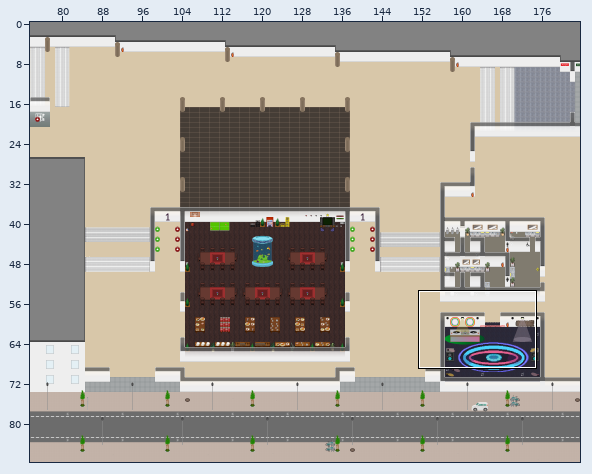
Two versions of a level (Tiled map (JSON), maps/empty.json). The picture above shows the old version from afar; the outline marks the close-up.
Close-up. Before:
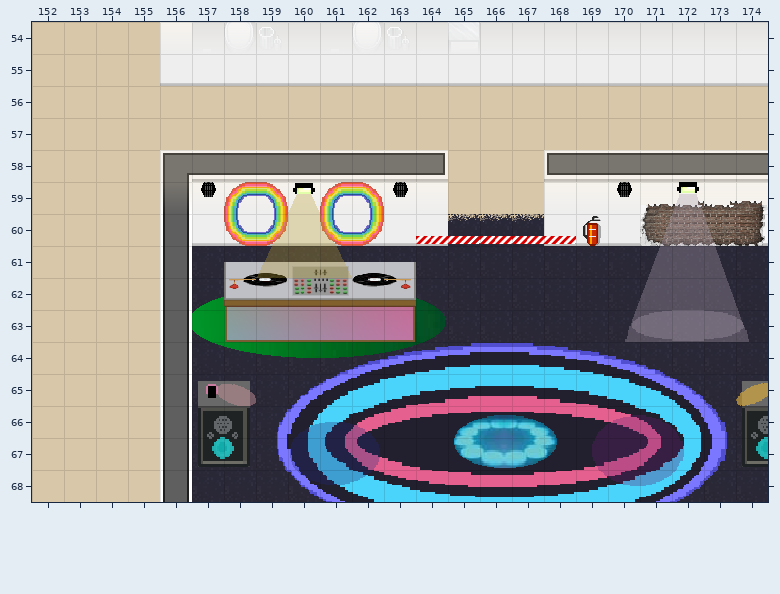
Cells are 32x32 px. Shown: x 152..174, y 54..68.
Now the later version:
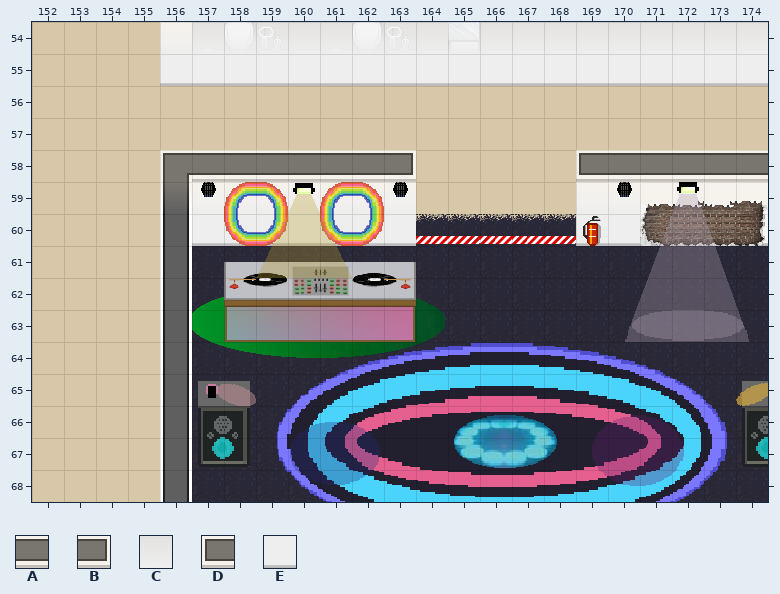
Key: from "wall-floor": A 335, B 373, C 375, D 377, E 382.
_ is an empty cell, . an unchanged one.
See-through tiles are keyed as they look on the map.
Commit message: fix party-room door
The exact change:
--- layer "map_wall_under_player"
@@ x 164..168 @@
-60 E...E
+60 _..._
--- layer "map_wall_above_player"
@@ x 163..169 @@
-58 AB...DA
-59 .C...C.
+58 B_..._D
+59 ._..._.
Changed places in both close-ups, as pixel boxes (x1, y1, x2, y2):
changed: (411, 150, 448, 246)
changed: (544, 150, 581, 246)
